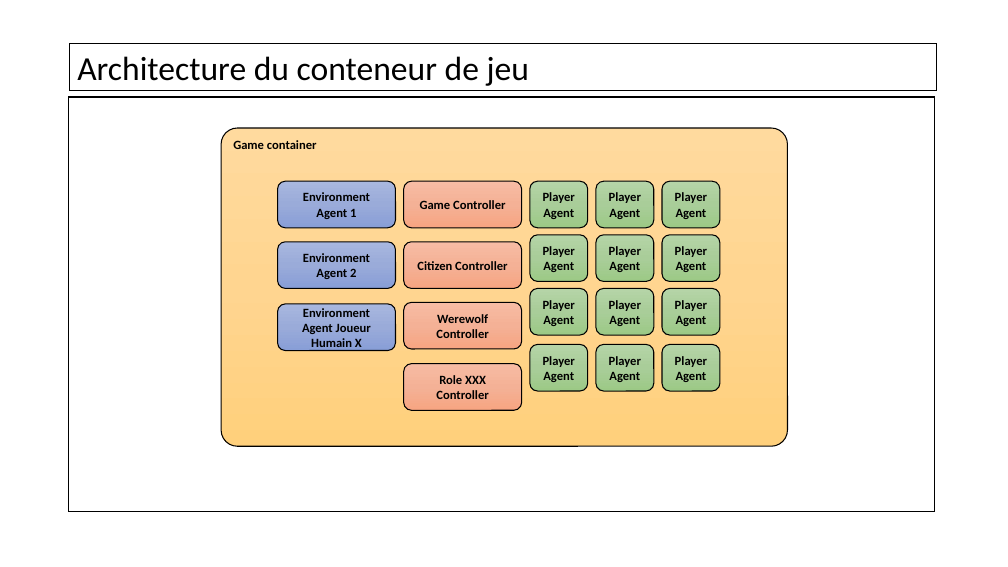
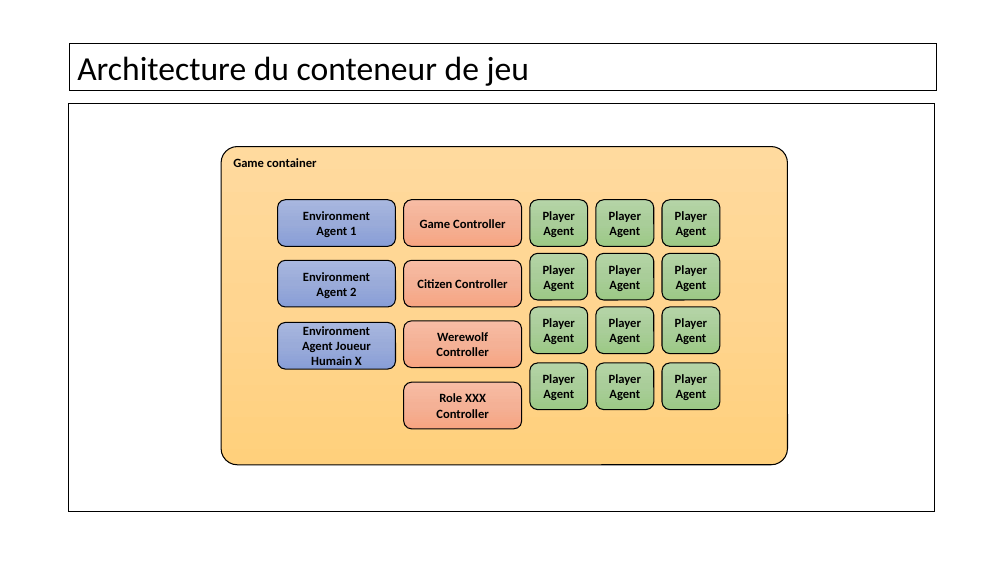
Before and after one commit to konamdav/Loup-Garou, a slide deck: slide 6 of Soutenance.pptx. Drawn at 1008x567 pixels with LibreOffice and Linux fonts; fonts in the diff are those of the drawing; background and template pictures are left out. Boxes give left, top, right and bottom in pixels: in the first picture for what was removed or moved away, otherwise in the second. Text is boxed around its words. In the diff, an @@ line names an element or a change of style, - is before the commit and + after.

```diff
--- a/Soutenance.pptx
+++ b/Soutenance.pptx
@@ rectangle: place and size @@
-rectangle at box(69, 97, 935, 512)
+rectangle at box(69, 104, 935, 512)
@@ 20 rounded rectangles: place and size @@
-20 rounded rectangles at box(221, 128, 787, 446)
+20 rounded rectangles at box(221, 147, 787, 465)
```
Also in this commit, not shown: 4 other slides changed, 7 other files.
